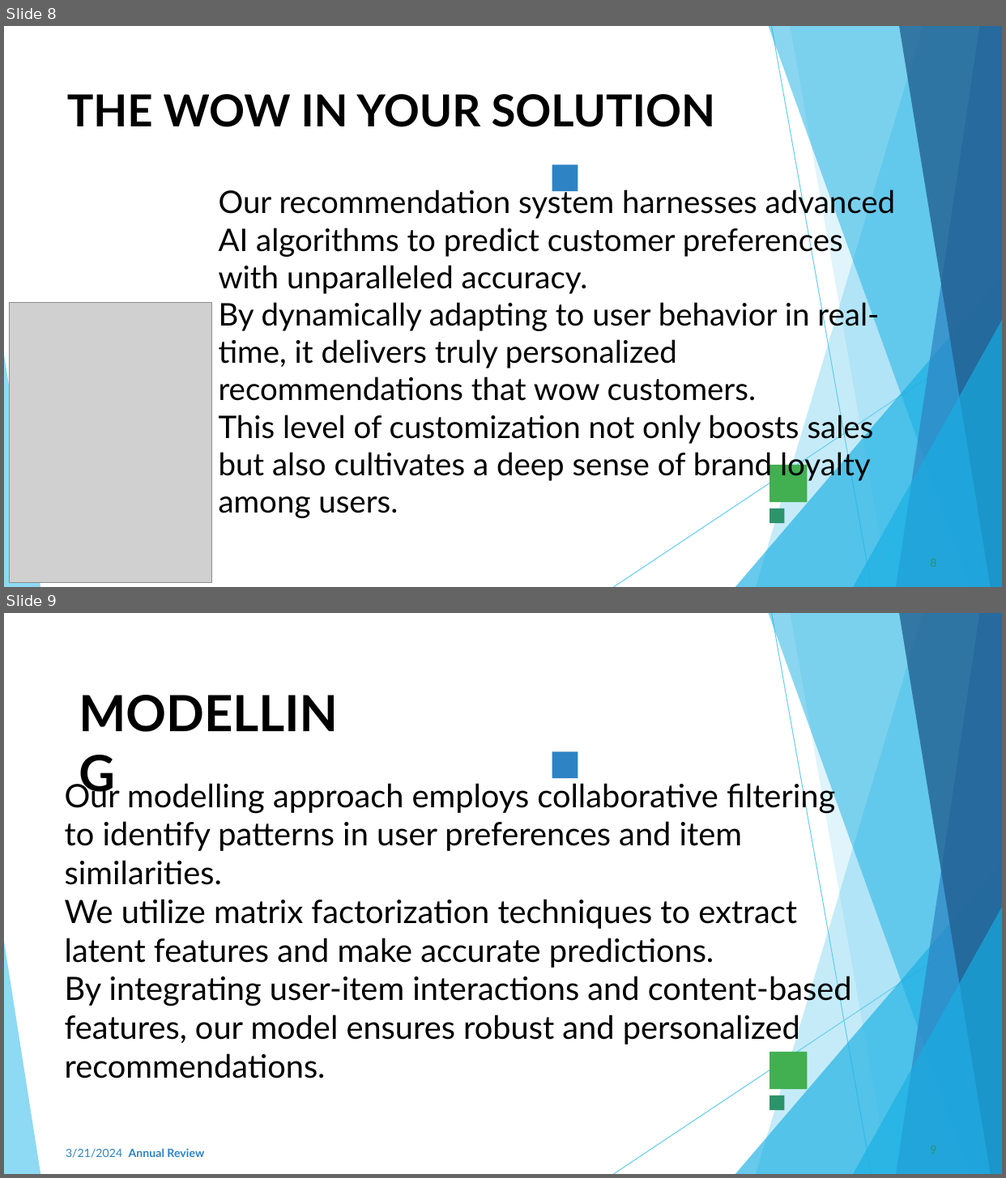
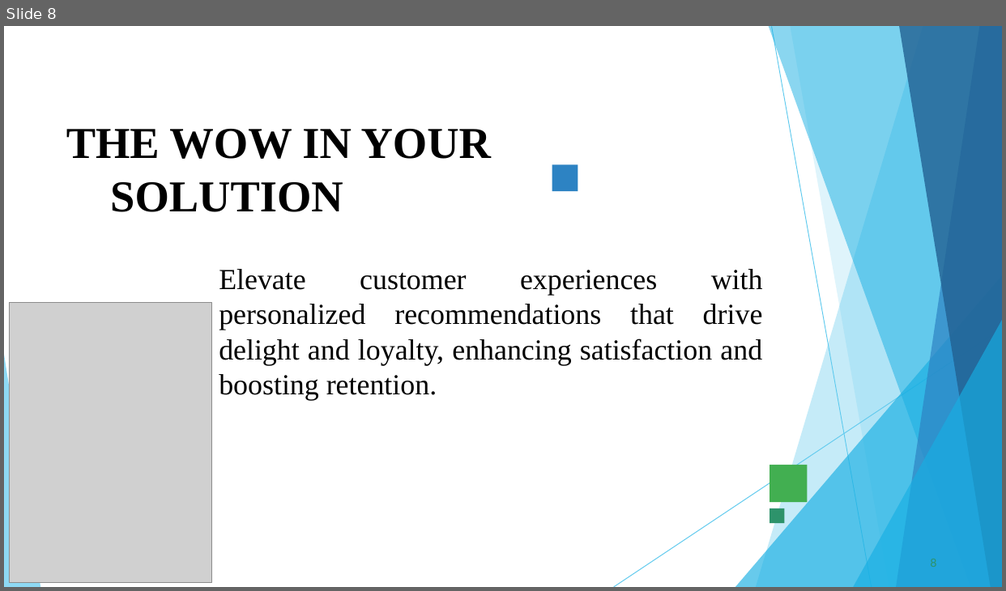
Before and after one commit to Venotha-2004/Naanmuthalvan, a slide deck: CUSTOMER_RECOMMENDATIONS.pptx. Shown one above the other, each under a label of ours: slides 8 and 9 before the commit, slide 8 after it. The pictures are 1006x1178 and 1006x591 pixels, drawn with LibreOffice and Linux fonts; fonts in the diff are those of the drawing; grey boxes stand for pictures; background and template pictures are left out. Boxes give left, top, right and bottom in pixels: in the first picture for what was removed or moved away, otherwise in the second. Text is boxed around its words. In the diff, an @@ line names an element or a change of style, - is before the commit and + after.

```diff
--- a/CUSTOMER_RECOMMENDATIONS.pptx
+++ b/CUSTOMER_RECOMMENDATIONS.pptx
@@ slide 9 removed at [4, 613, 1002, 1174], background #FFFFFF; not listed: 10 template elements that a slide beside it also shows @@
@@ title removed at [78, 680, 347, 742] @@
-MODELLING
@@ freeform shape removed at [552, 752, 577, 777] @@
@@ text removed at [65, 779, 852, 1079] @@
-Our modelling approach employs collaborative filtering to identify patterns in user preferences and item similarities.
-We utilize matrix factorization techniques to extract latent features and make accurate predictions.
-By integrating user-item interactions and content-based features, our model ensures robust and personalized recommendations.
@@ freeform shape removed at [769, 1052, 808, 1089] @@
@@ freeform shape removed at [769, 1096, 785, 1111] @@
@@ page number removed at [930, 1146, 936, 1154] @@
-9
@@ text removed at [66, 1148, 204, 1158] @@
-3/21/2024 Annual Review
@@ slide 8 changed as well @@
@@ title "THE WOW IN YOUR SOLUTION": place and size @@
-title "THE WOW IN YOUR SOLUTION" at [67, 94, 716, 127]
+title "THE WOW IN YOUR SOLUTION" at [66, 129, 491, 212]
@@ title "THE WOW IN YOUR SOLUTION" at [66, 129, 491, 212]: font Lato to Times New Roman @@
@@ text at [219, 269, 763, 400]: text changed; size 30 to 28 pt; font Lato to Times New Roman @@
-Our recommendation system harnesses advanced AI algorithms to predict customer preferences with unparalleled accuracy.
-By dynamically adapting to user behavior in real-time, it delivers truly personalized recommendations that wow customers.
-This level of customization not only boosts sales but also cultivates a deep sense of brand loyalty among users.
+Elevate customer experiences with personalized recommendations that drive delight and loyalty, enhancing satisfaction and boosting retention.
```
Also in this commit, not shown: 7 other slides changed, 2 slides added, 1 other slide removed.
